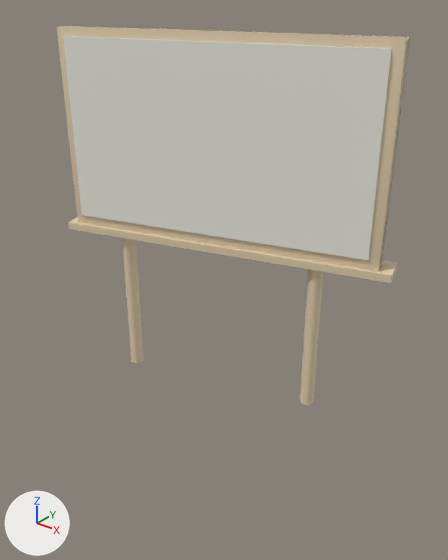
The glTF model models/billboard2.glb, before and after one commit.
Camera for both pictures: a camera (50 mm lens) standing at (19.2, -17.4, 17.0) and looking at (3.1, 2.6, 4.5). Every picture has the same lights, and +X, +Y and +Z are marked at lower left. Where no turn or scale is listed for an object, it has been applied to the vertices. Vertices at the same position are counted once.

Before the edit, the objects in view are built like this:
```python
ob_billboard = bpy.data.objects.new('Billboard', me_cube)
ob_billboard.parent = ob_parentobject
ob_billboard.location = (3.954, 0.045, 10.51)
ob_billboard.rotation_euler = (0.0, 0.0, -1.571)  # degrees (0, 0, -90)
ob_billboard.scale = (-0.423, -6.32, 3.94)
ob_billboard_001 = bpy.data.objects.new('Billboard.001', me_cube_004)
ob_billboard_001.location = (4.11, 0.65, 11.25)
ob_parent = bpy.data.objects.new('Parent', me_cylinder)
ob_parent.parent = ob_parentobject
ob_parent.location = (-0.131, 0.0, 3.383)
ob_parent.rotation_euler = (0.0, 0.0, -1.388)  # degrees (0, 0, -80)
ob_parent.scale = (1.28, 1.1, 3.15)
ob_parent_002 = bpy.data.objects.new('Parent.002', me_cylinder_002)
ob_parent_002.parent = ob_parentobject
ob_parent_002.location = (7.937, 0.0, 3.383)
ob_parent_002.rotation_euler = (0.0, 0.0, -1.388)  # degrees (0, 0, -80)
ob_parent_002.scale = (1.28, 1.1, 3.15)
ob_platform = bpy.data.objects.new('Platform', me_cube_001)
ob_platform.parent = ob_parentobject
ob_platform.location = (4.017, 0.0358, 6.619)
ob_platform.rotation_euler = (0.0, 0.0, -1.571)  # degrees (0, 0, -90)
ob_platform.scale = (0.593, -6.76, 0.146)
```
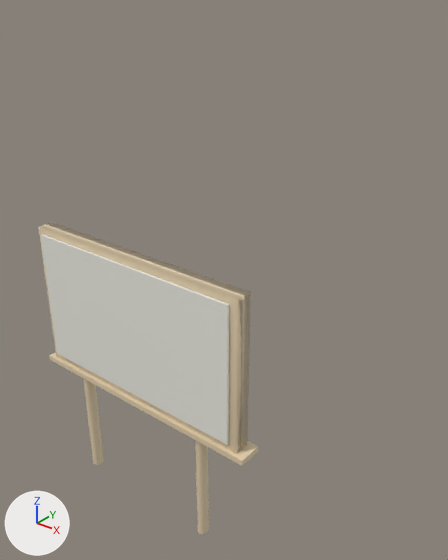
Where the newer file only moved an object's origin or applied its transform, the numbers keep the older frame.

Pixel boxes (x1, y1, x2, y2) of what changed, in the pictures (448 x 560 px):
'Billboard.001', mesh turned
    before: (63, 36, 392, 260)
    after: (41, 234, 229, 445)
'Billboard', moved
    before: (57, 25, 410, 271)
    after: (38, 222, 251, 454)
'Platform', moved
    before: (68, 218, 397, 283)
    after: (49, 352, 258, 466)
'Parent.002', moved
    before: (300, 269, 323, 405)
    after: (195, 440, 209, 534)
'Parent', moved
    before: (122, 238, 144, 363)
    after: (83, 378, 104, 465)

The edits, one by one:
me_cube_004 has 8 vertices, 12 faces and spans x -6.1..6.07, y -1.72..1.82, z -3.69..3.69.
me_cube_004 is used by ob_billboard_001; location (4.11, 0.65, 11.25).
me_cube_004 part 1: the whole mesh is turned -15.8 degrees about the z axis through its middle and scaled by 0.947, then moved by (-4.25, -1.17, -9.33).
In object 'Billboard' (ob_billboard), parent goes from ob_parentobject to ob_empty.
Object 'Billboard' (ob_billboard) moves from (3.954, 0.045, 10.51) to (-0.109, 0.045, 1.784).
Object 'Parent' (ob_parent) moves from (-0.131, 0.0, 3.383) to (-4.195, 0.0, -5.345).
In object 'Parent.002' (ob_parent_002), parent goes from ob_parentobject to ob_empty.
Object 'Parent.002' (ob_parent_002) moves from (7.937, 0.0, 3.383) to (3.874, 0.0, -5.345).
In object 'Platform' (ob_platform), parent goes from ob_parentobject to ob_empty.
Object 'Platform' (ob_platform) moves from (4.017, 0.0358, 6.619) to (-0.0466, 0.0358, -2.109).
Object 'Empty' (ob_empty) is new.
Its location is (0.0, 0.0, 0.0).
